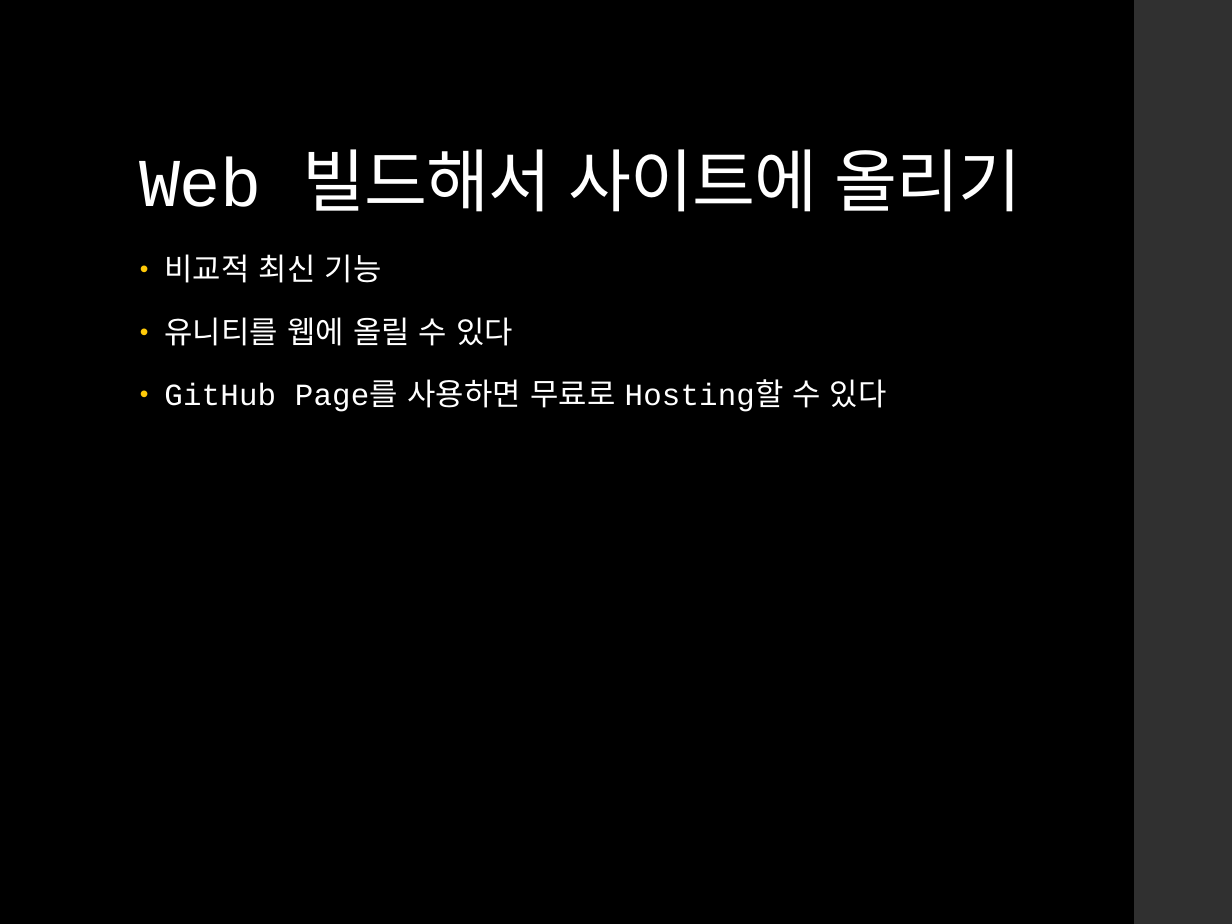
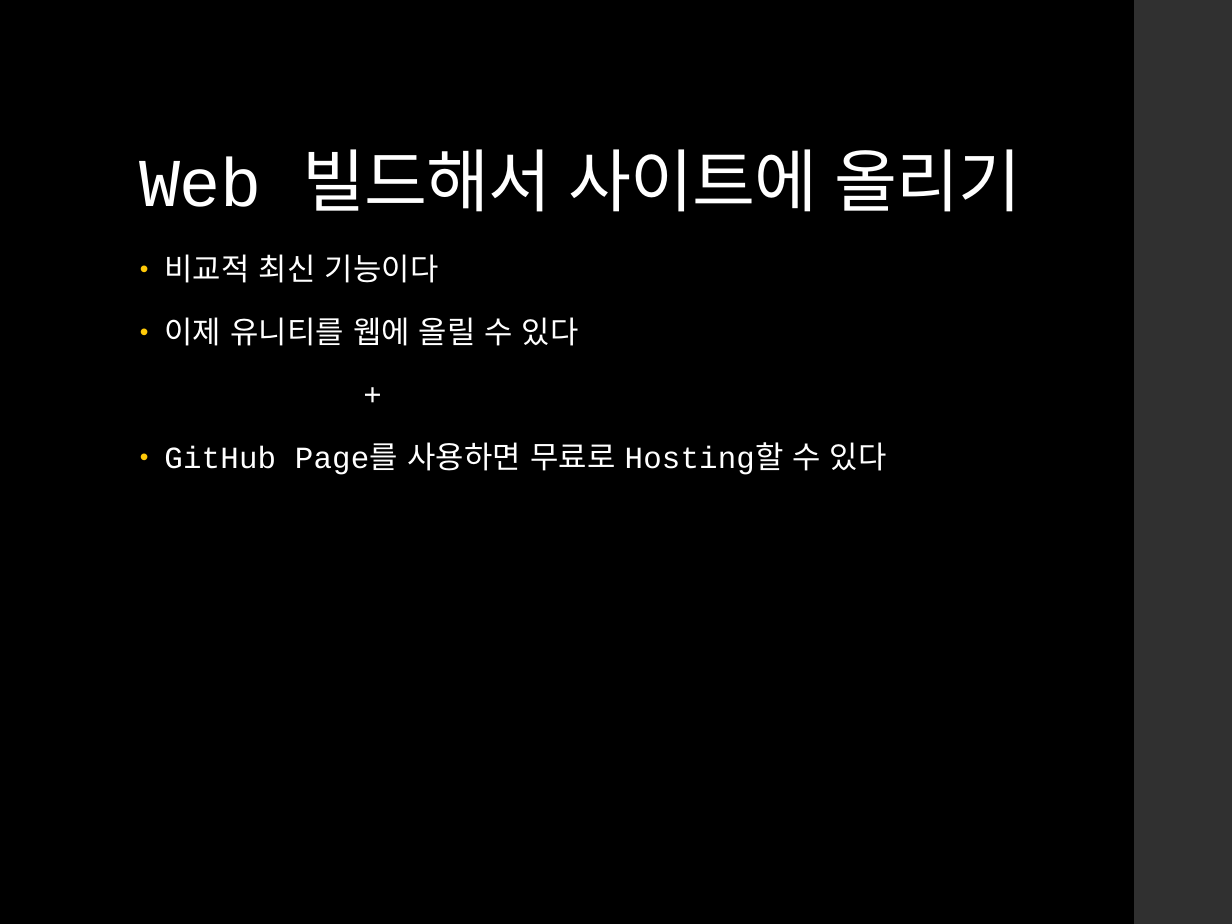
Before and after one commit to IamGroooooot/cien-unity-2020, a slide deck: slide 25 of 7. 게임 데이터와 빌드하기.pptx. Drawn at 1232x924 pixels with LibreOffice and Linux fonts; fonts in the diff are those of the drawing. Boxes give left, top, right and bottom in pixels: in the first picture for what was removed or moved away, otherwise in the second. Text is boxed around its words. In the diff, an @@ line names an element or a change of style, - is before the commit and + after.

Commit message:
Fix Typo in week 6/7 PPT

```diff
--- a/7. 게임 데이터와 빌드하기.pptx
+++ b/7. 게임 데이터와 빌드하기.pptx
@@ text at (x1=164, y1=254, x2=579, y2=346): text changed @@
-• 비교적 최신 기능
-• 유니티를 웹에 올릴 수 있다
+• 비교적 최신 기능이다
+• 이제 유니티를 웹에 올릴 수 있다
++
```
Also in this commit, not shown: 6 other slides changed, 3 other files.
